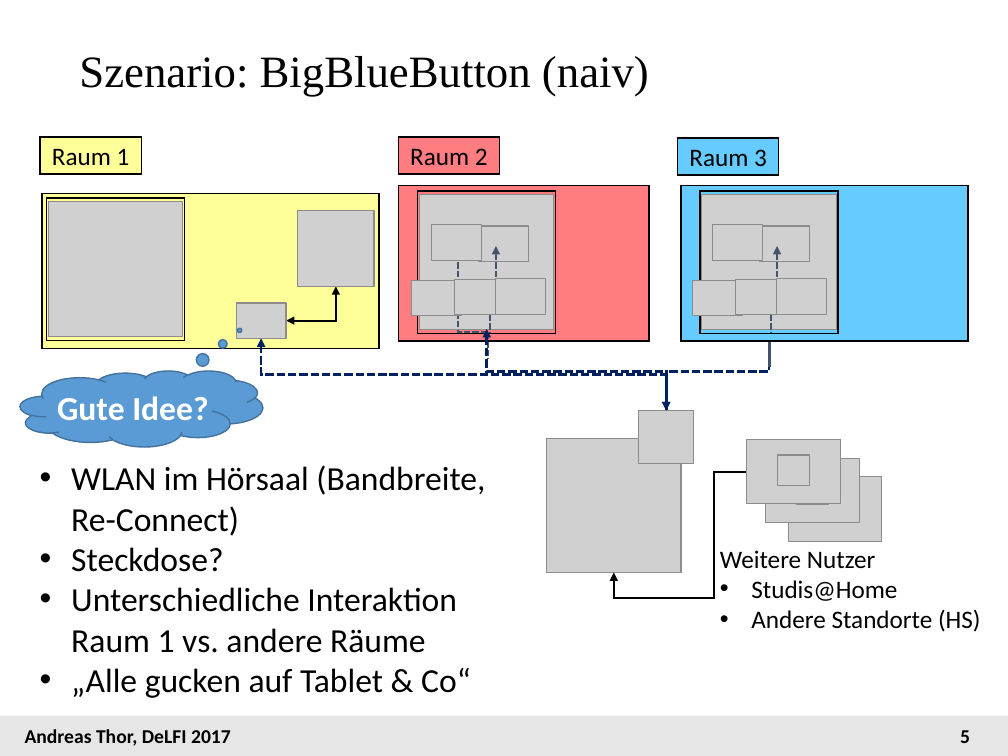
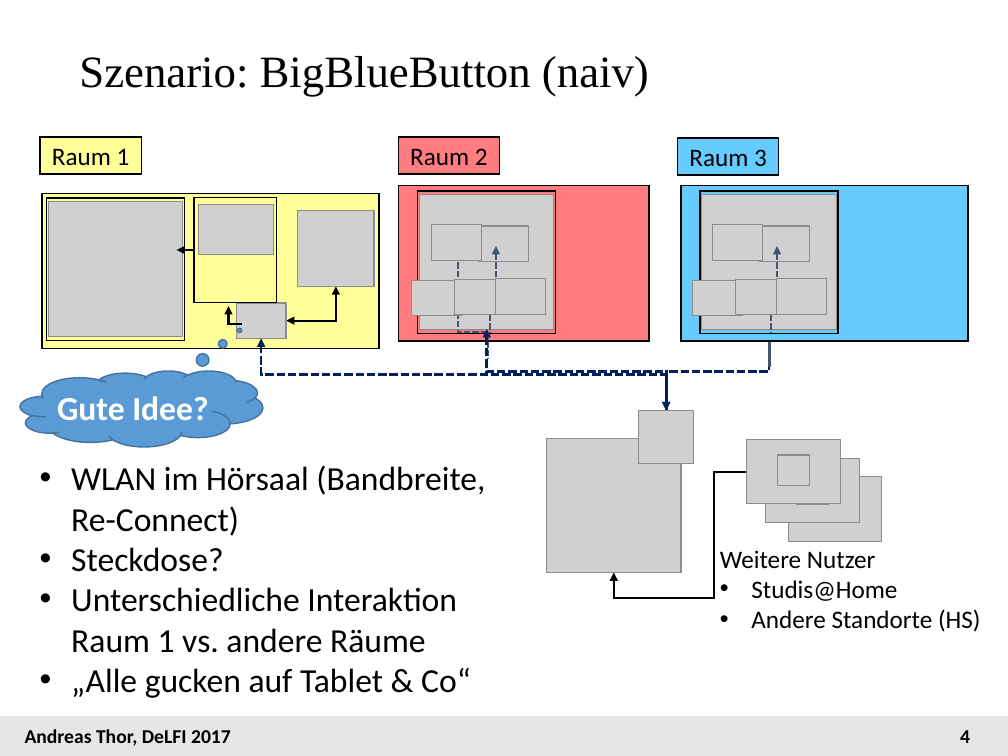
Before and after one commit to andreas-thor/papers, a slide deck: slide 4 of DIAL/DIAL_Delfi_2017_Vortrag.pptx (slide 5 before the commit). Drawn at 1008x756 pixels with LibreOffice and Linux fonts; fonts in the diff are those of the drawing; grey boxes stand for pictures; background and template pictures are left out. Boxes give left, top, right and bottom in pixels: in the first picture for what was removed or moved away, otherwise in the second. Text is boxed around its words. In the diff, an @@ line names an element or a change of style, - is before the commit and + after.

```diff
--- a/DIAL/DIAL_Delfi_2017_Vortrag.pptx
+++ b/DIAL/DIAL_Delfi_2017_Vortrag.pptx
@@ group added at (x1=176, y1=198, x2=276, y2=324): 1 picture, 1 rectangle, 1 elbow arrow, 1 arrow @@
@@ page number at (x1=960, y1=730, x2=970, y2=743): text changed @@
-5
+4
```
Also in this commit, not shown: 3 other slides changed, 1 slide removed.
